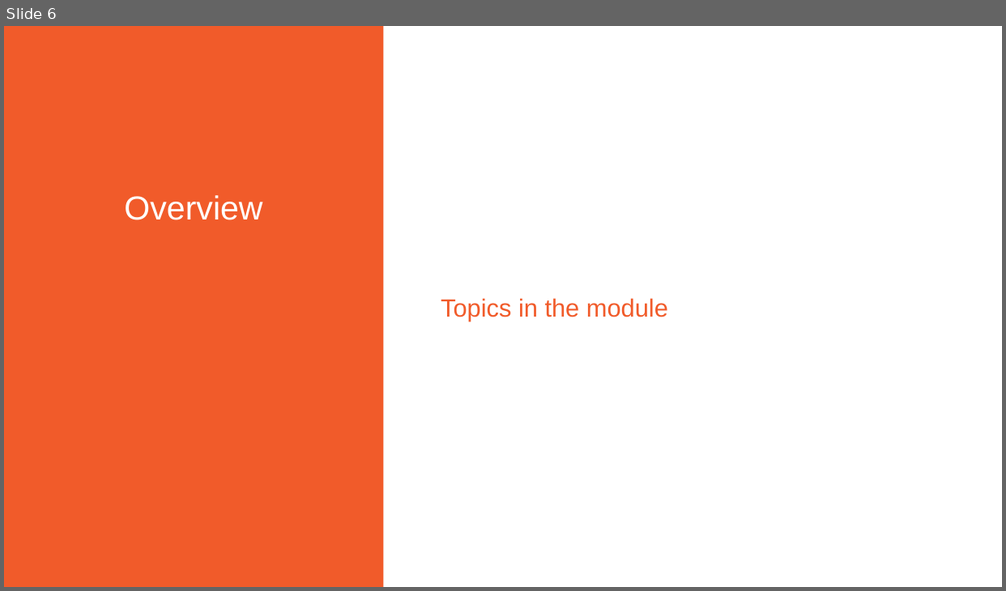
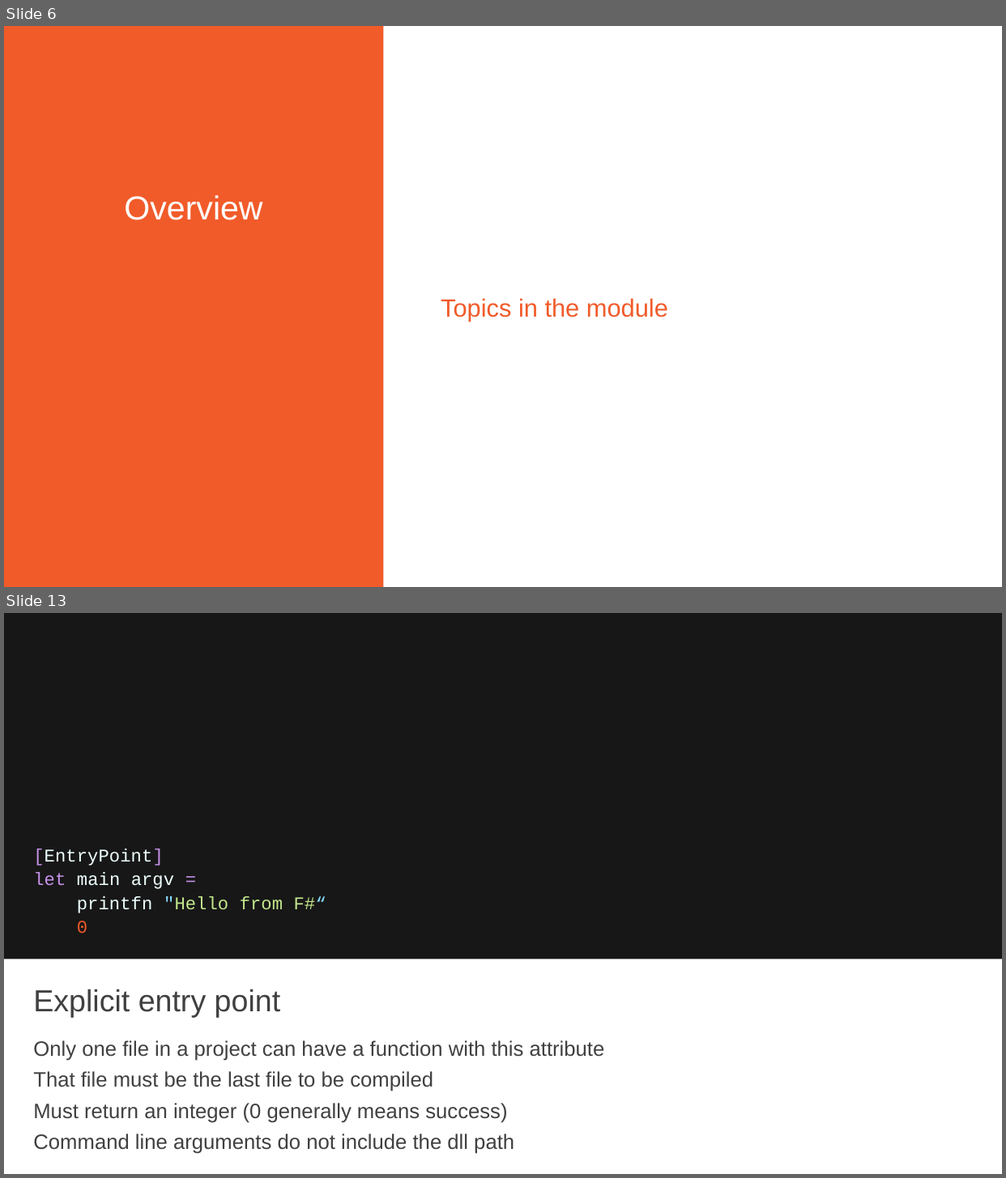
Before and after one commit to Pluralisght/fsharp-6-fundamentals, a slide deck: pres/wip.pptx. Shown one above the other, each under a label of ours: slide 6 before the commit, slides 6 and 13 after it; the slides between them are not shown. The pictures are 1006x591 and 1006x1178 pixels, drawn with LibreOffice and Linux fonts; fonts in the diff are those of the drawing; background and template pictures are left out. Boxes give left, top, right and bottom in pixels: in the first picture for what was removed or moved away, otherwise in the second. Text is boxed around its words. In the diff, an @@ line names an element or a change of style, - is before the commit and + after.

```diff
--- a/pres/wip.pptx
+++ b/pres/wip.pptx
@@ slide 13 added at bbox=[4, 613, 1002, 1174], background #171717 @@
@@ text added at bbox=[33, 849, 326, 934], 17.3 pt, text #EEFFFF @@
+[EntryPoint]
+let main argv =
+printfn "Hello from F#“
+0
@@ rectangle added at bbox=[4, 960, 1002, 1174], fill #FFFFFF @@
@@ title added at bbox=[33, 989, 280, 1018], 29.3 pt, text #404040 @@
+Explicit entry point
@@ text added at bbox=[33, 1041, 605, 1154], 20 pt, text #404040 @@
+Only one file in a project can have a function with this attribute
+That file must be the last file to be compiled
+Must return an integer (0 generally means success)
+Command line arguments do not include the dll path
```
Also in this commit, not shown: 38 other slides added, 55 other files.
